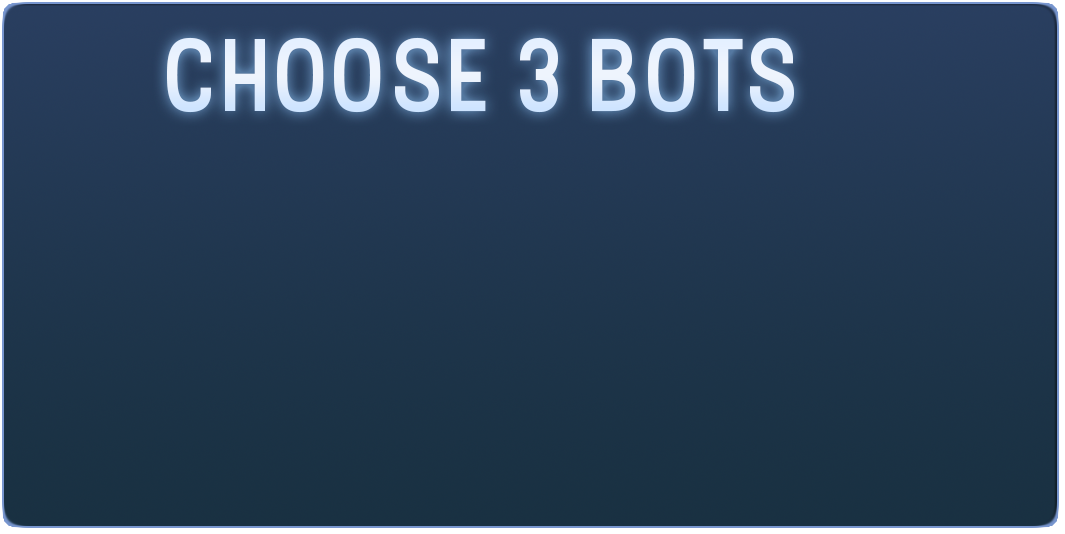
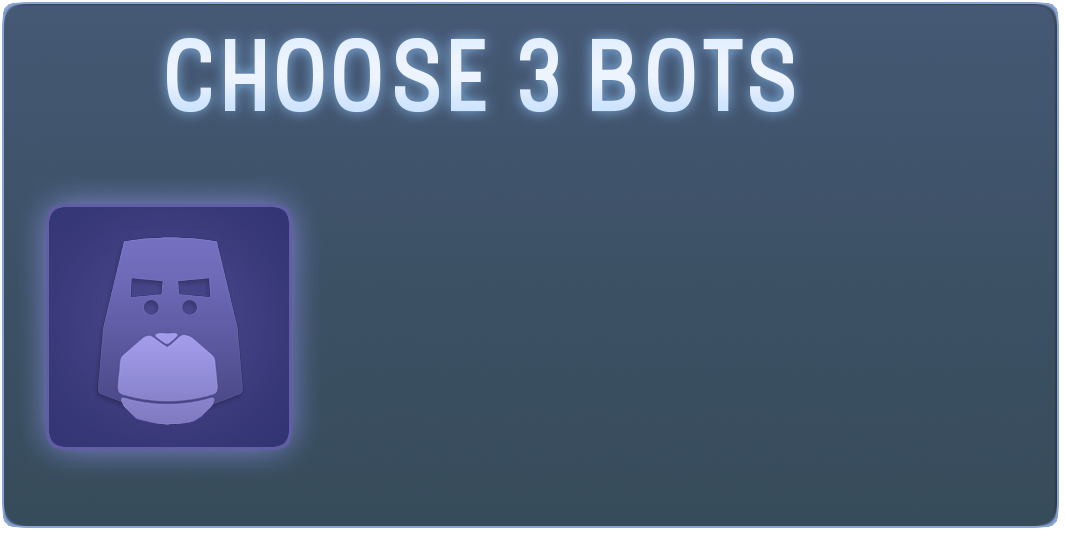
Comparing the layer stacks of the two 1065 x 534 images. Changes:
showed "Layer 4" over [92, 236, 246, 427]
showed "Layer 5" over [49, 207, 289, 447]
"Layer 0": opacity 99% → 86% over [4, 4, 1057, 526]
